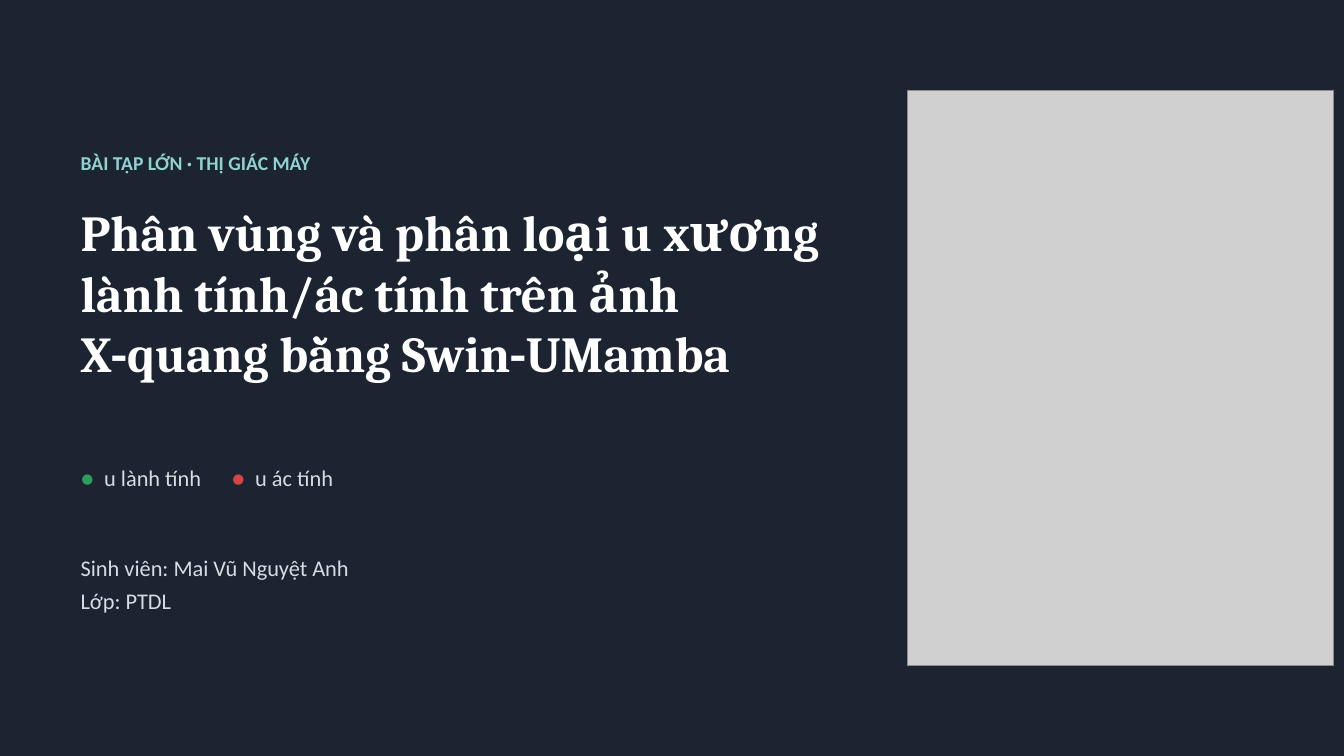
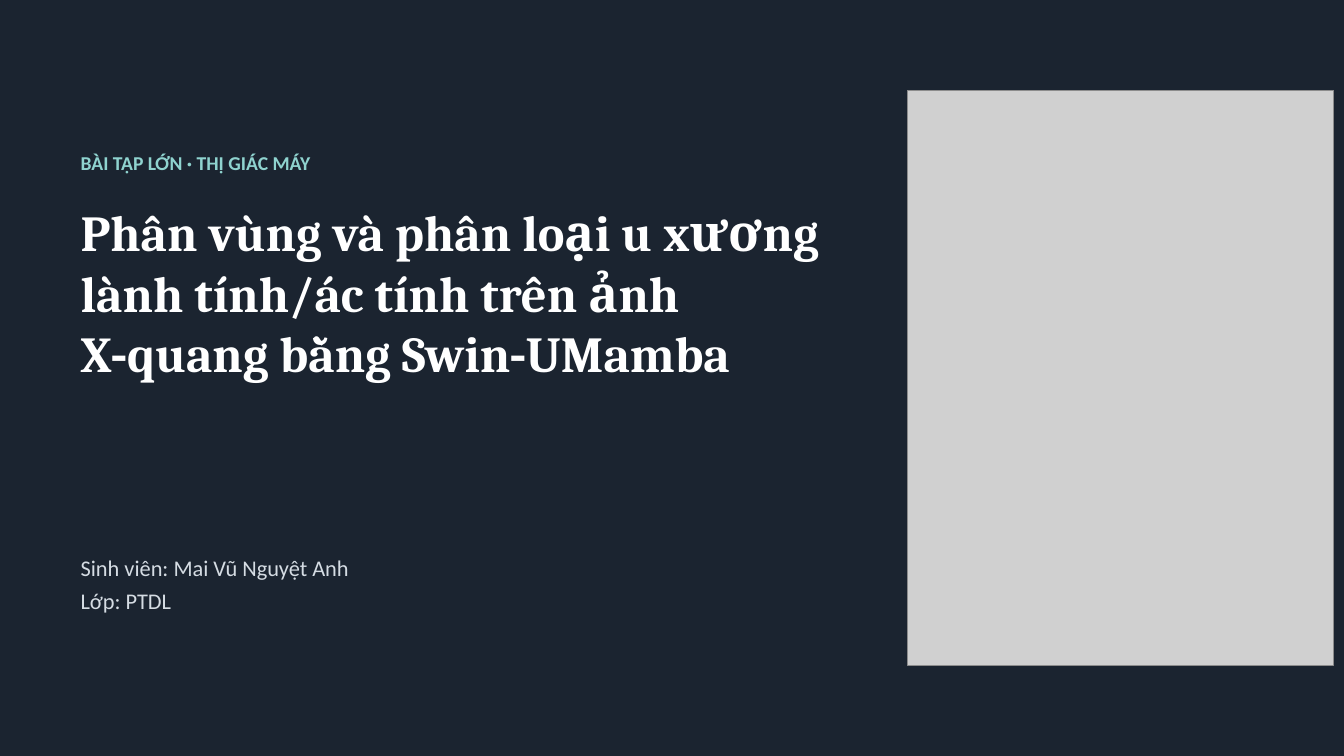
Before and after one commit to 67htb5vn/Swin-UMamba, a slide deck: slide 1 of slide_backup.pptx. Drawn at 1344x756 pixels with LibreOffice and Linux fonts; fonts in the diff are those of the drawing; grey boxes stand for pictures. Boxes give left, top, right and bottom in pixels: in the first picture for what was removed or moved away, otherwise in the second. Text is boxed around its words. In the diff, an @@ line names an element or a change of style, - is before the commit and + after.

```diff
--- a/slide_backup.pptx
+++ b/slide_backup.pptx
@@ text removed at (104,470,333,486) @@
-● u lành tính ● u ác tính
```
Also in this commit, not shown: 3 other slides changed, 9 other files.
